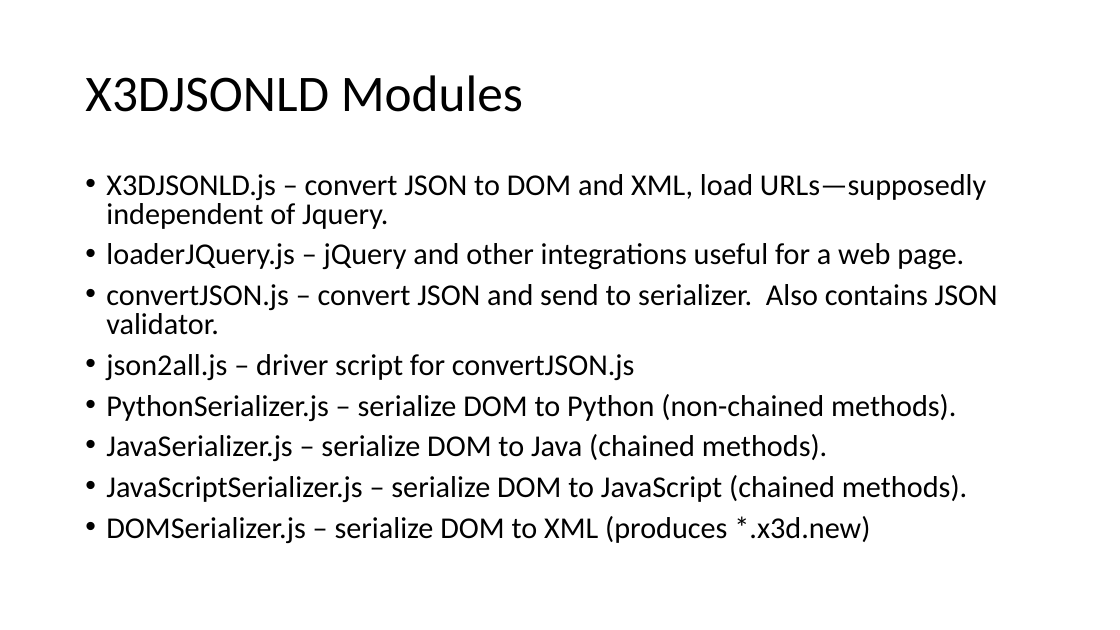
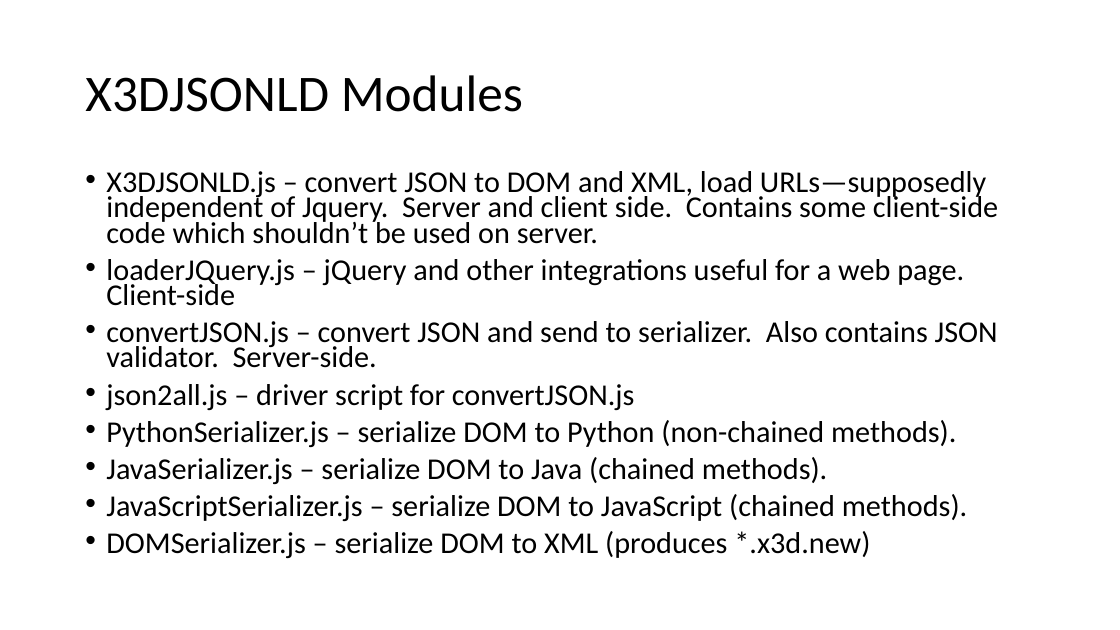
Before and after one commit to coderextreme/X3DJSONLD, a slide deck: slide 3 of doc/X3DJSONLoaderTutorial.pptx. Drawn at 1120x630 pixels with LibreOffice and Linux fonts; fonts in the diff are those of the drawing. Boxes give left, top, right and bottom in pixels: in the first picture for what was removed or moved away, otherwise in the second. Text is boxed around its words. In the diff, an @@ line names an element or a change of style, - is before the commit and + after.

Commit message:
Added server side and client side references

```diff
--- a/doc/X3DJSONLoaderTutorial.pptx
+++ b/doc/X3DJSONLoaderTutorial.pptx
@@ text at (106,171,998,368): text changed @@
-• X3DJSONLD.js – convert JSON to DOM and XML, load URLs—supposedly independent of Jquery.
-• loaderJQuery.js – jQuery and other integrations useful for a web page.
-• convertJSON.js – convert JSON and send to serializer. Also contains JSON validator.
+• X3DJSONLD.js – convert JSON to DOM and XML, load URLs—supposedly independent of Jquery. Server and client side. Contains some client-side code which shouldn’t be used on server.
+• loaderJQuery.js – jQuery and other integrations useful for a web page. Client-side
+• convertJSON.js – convert JSON and send to serializer. Also contains JSON validator. Server-side.
@@ text at (106,384,967,558): line spacing 0.8 to 0.7 @@
```
